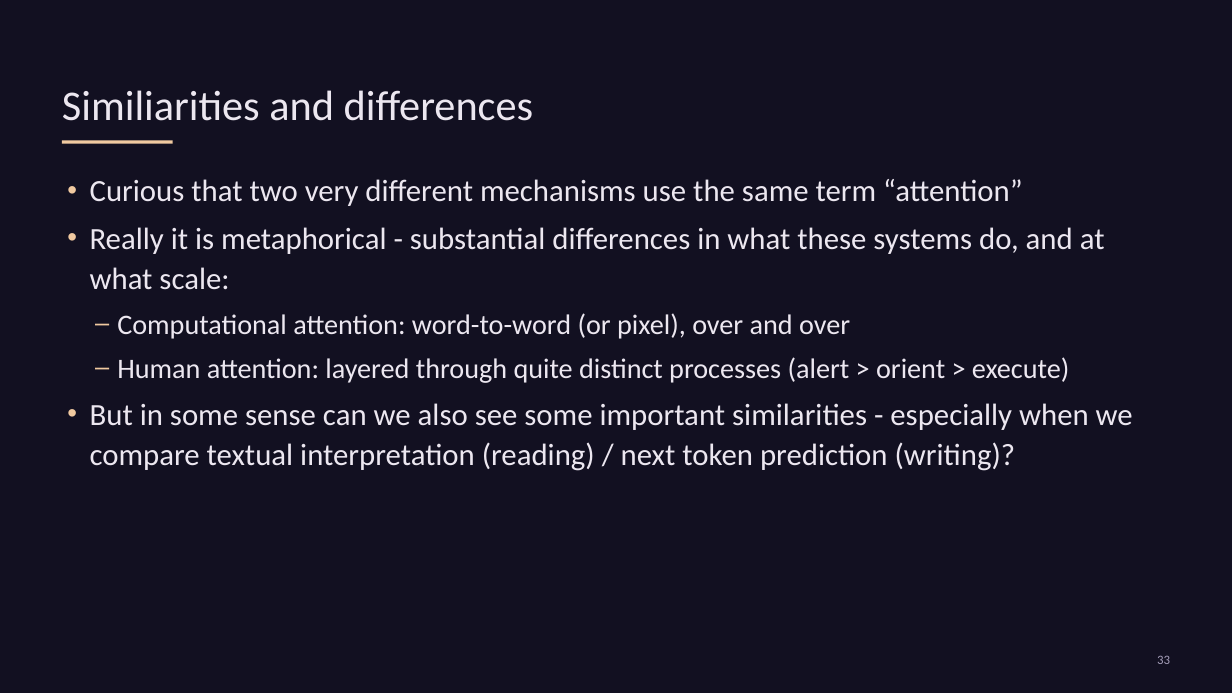
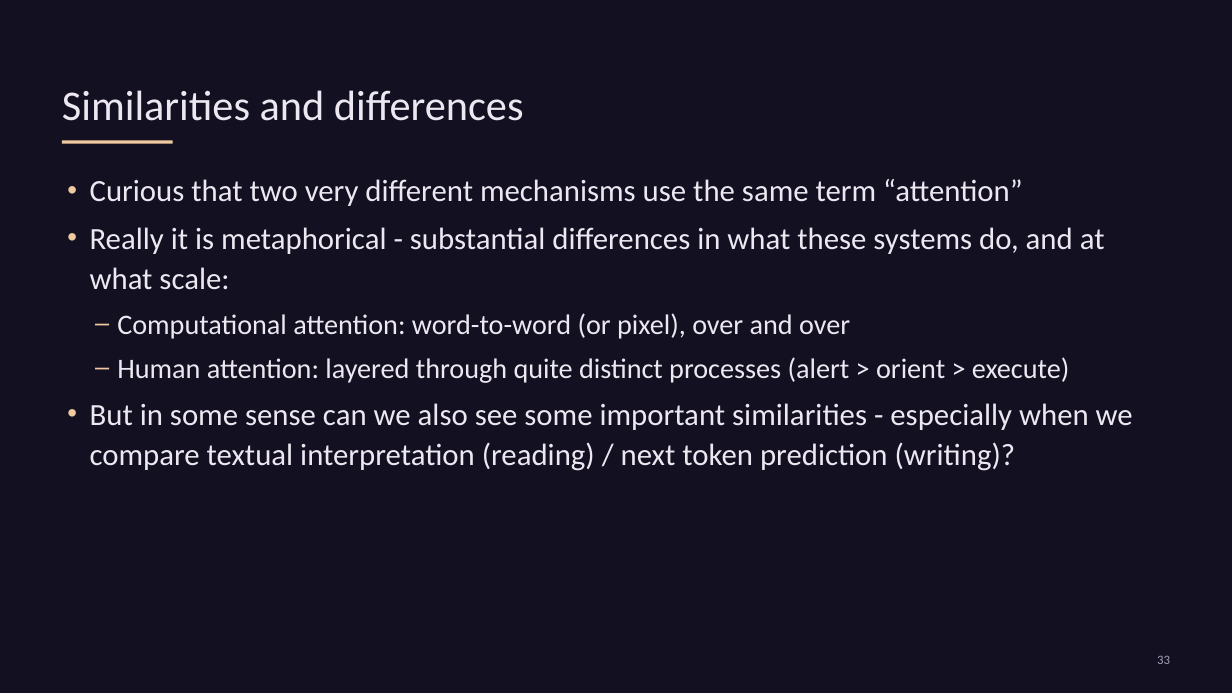
Before and after one commit to liammagee/machinespirits-content-philosophy, a slide deck: slide 33 of courses/479-fall-2026/479-lecture-4-v2.pptx. Drawn at 1232x693 pixels with LibreOffice and Linux fonts; fonts in the diff are those of the drawing. Boxes give left, top, right and bottom in pixels: in the first picture for what was removed or moved away, otherwise in the second. Text is boxed around its words. In the diff, an @@ line names an element or a change of style, - is before the commit and + after.

```diff
--- a/courses/479-fall-2026/479-lecture-4-v2.pptx
+++ b/courses/479-fall-2026/479-lecture-4-v2.pptx
@@ text at box(62, 90, 524, 121): text changed @@
-Similiarities and differences
+Similarities and differences
```
Also in this commit, not shown: 7 other files.
